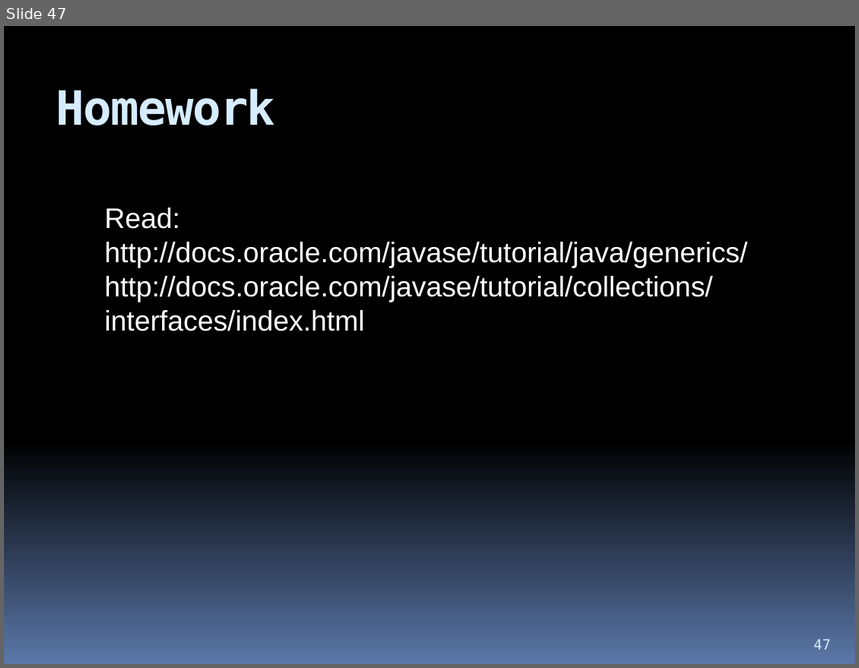
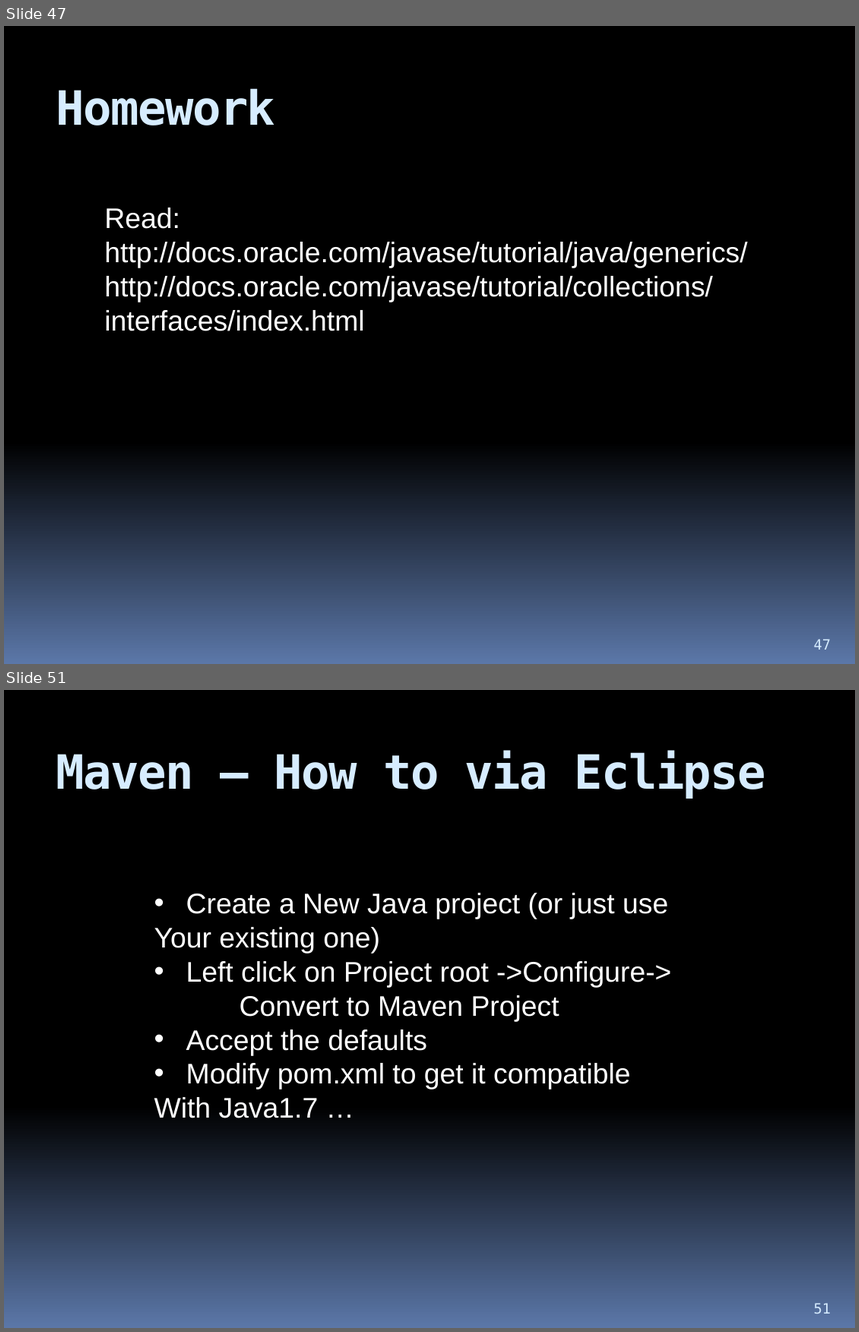
Before and after one commit to hchan/comp2613, a slide deck: coursePresentation.pptx. Shown one above the other, each under a label of ours: slide 47 before the commit, slides 47 and 51 after it; the slides between them are not shown. The pictures are 859x668 and 859x1332 pixels, drawn with LibreOffice and Linux fonts; fonts in the diff are those of the drawing. Boxes give left, top, right and bottom in pixels: in the first picture for what was removed or moved away, otherwise in the second. Text is boxed around its words. In the diff, an @@ line names an element or a change of style, - is before the commit and + after.

```diff
--- a/coursePresentation.pptx
+++ b/coursePresentation.pptx
@@ slide 51 added at [4, 690, 855, 1328], background gradient #000000 to #5B77A8 @@
@@ title added at [56, 751, 766, 799], 40 pt, text #D6ECFF, bold @@
+Maven – How to via Eclipse
@@ text added at [154, 893, 671, 1119], 24 pt, text #FFFFFF @@
+• Create a New Java project (or just use
+Your existing one)
+• Left click on Project root ->Configure->
+Convert to Maven Project
+• Accept the defaults
+• Modify pom.xml to get it compatible
+With Java1.7 …
@@ page number added at [814, 1303, 831, 1314], 12 pt, text #D6ECFF @@
+51
```
Also in this commit, not shown: 7 other slides added, 1 other file.
